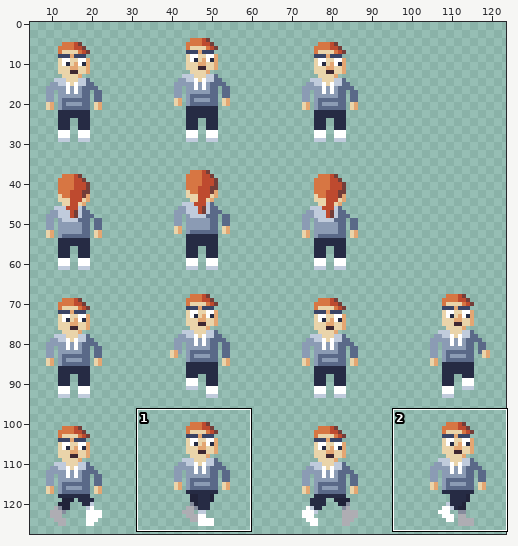
Edited in one commit: pixel-art file (assets/textures/characters/normaali_huppari_32.aseprite). Above: a wide view before the commit, with the close-up outlined.
Close-up. Before the edit:
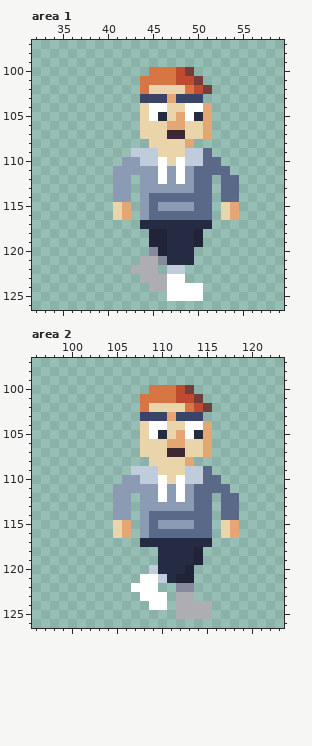
128x128 pixels, 1 frame. Shown: area 1: x 32..59, y 97..126; area 2: x 96..123, y 97..126. The wide view leaves out empty margins.
After:
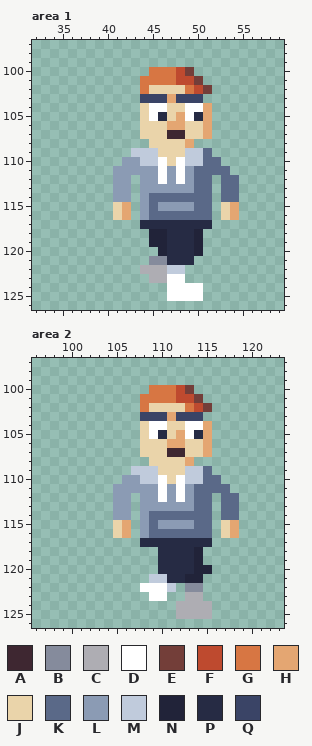
Palette (. is transparent): A #3e2731  B #858b9c  C #aeadb3  D #ffffff  E #733e39  F #be4a2f  G #d77643  H #e4a672  J #ead4aa  K #5a6988  L #8b9bb4  M #c0cbdc  N #212339  P #262b44  Q #3a4466
Diff:
--- area 1
@@ x 41..52 @@
 119 ....NNPPPN..
-120 ....BNPPP...
-121 ...CCBPPP...
-122 ..CCC.MM....
-123 ...CCCDD....
-124 ....CCDDDD..
+120 .....NPPPN..
+121 ....BBPPP...
+122 ...CCCMM....
+123 ....CCDD....
+124 ......DDDD..
 125 ......DDDD..
--- area 2
@@ x 105..117 @@
 119 .....PPPPN...
-120 ....MPPPN....
-121 ...DDMPNN....
-122 ..DDD..BB....
-123 ...DDD.CC....
-124 ....DD.CCCC..
+120 .....PPPPNN..
+121 ....MMPPNN...
+122 ...DDDM.BB...
+123 ....DD..CC...
+124 .......CCCC..
 125 .......CCCC..
